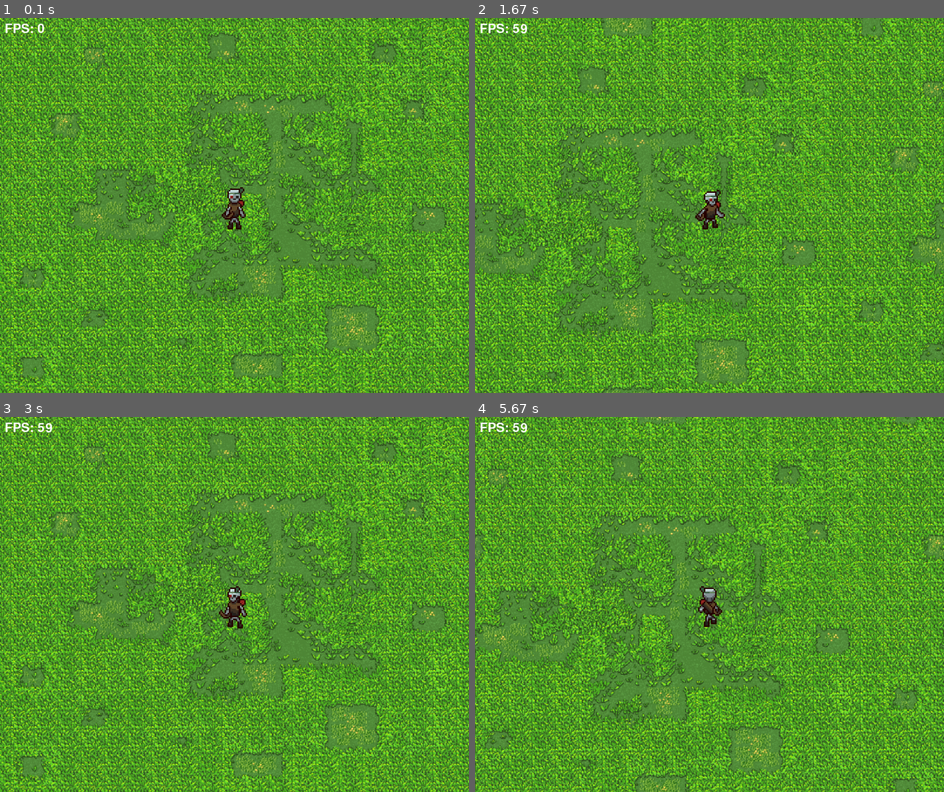
Above: before the commit, frames 1-4 (two rows, left to right).
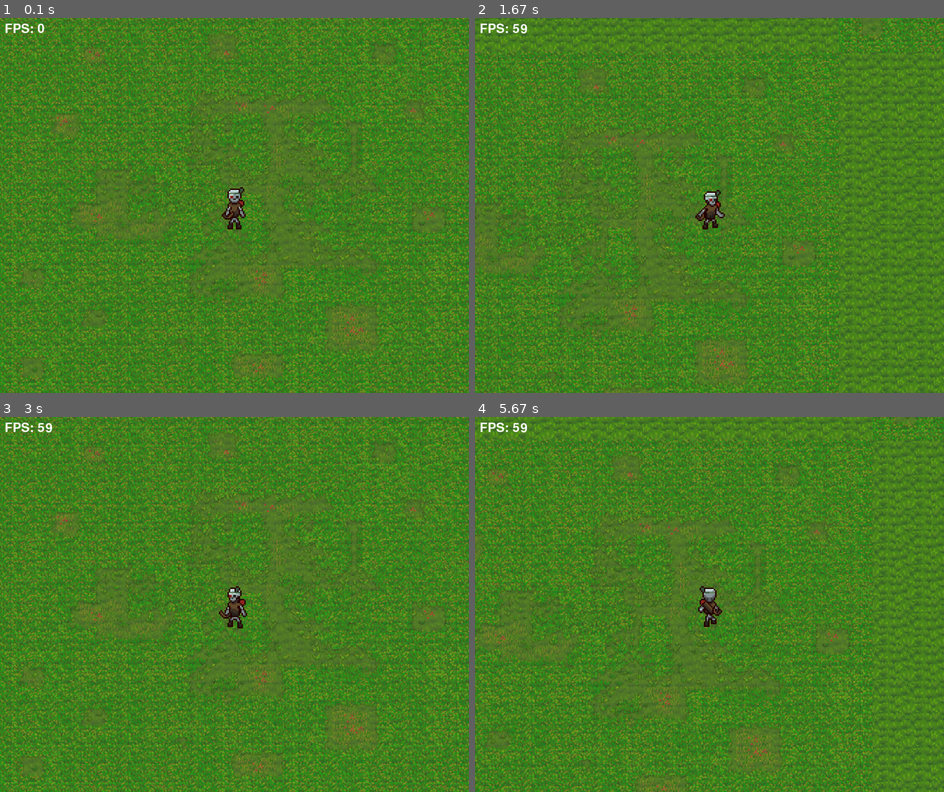
Above: after the commit, the same moments.

Repository: sunwindsss/Pygame-Projekts
Game: pygame game, started from entry.py
The game is run twice, just before and just after one commit, with the same random seed, the same clock (stepped at 60 frames per second) and the same inputs.
Inputs:
- Up to frame 1 (0.1 s): no input
- Up to frame 2 (1.67 s): hold D 0.33-0.8 s; hold W 0.83-1.13 s; hold D 1.17-1.63 s
- Up to frame 3 (3 s): hold A 1.67-2.2 s; hold S 2.23-2.53 s; hold A 2.57-2.97 s
- Up to frame 4 (5.67 s): hold W 3-3.37 s; hold D 3.4-4.03 s; hold S 4.07-4.43 s; hold A 4.47-4.93 s; hold D 4.97-5.43 s; hold W from 5.47 s (still down)

The runs differ from the first frame. In frame 1, 49% of the frame differs, in the area x 0-100%, y 0-100%; in frame 2, 53%; in frame 3, 49%; in frame 4, 52%.

Commit message:
Background generation MEGA update
Game now import the 'random' library to access random value generation.
Background tiles are now mapped in a dictionary to keep track of UNIQUE GENERATED TILES!
Background generation is no longer an illusion - the map is now infinitely and randomly generated using 10 different backgrounds!!
tile_grid dictionary is initialized in initialize_game() function.
Fixed up some docstrings.
I think the black background is completely useless now but I'm keeping it for temporary purposes.
grass_bg is also unused but keeping it for further testing stuff.

Diff:
--- a/entry.py
+++ b/entry.py
@@ -1,5 +1,6 @@
 import pygame
 import spritesheet
+import random
 
 def set_static_variables():
     """
@@ -7,7 +8,7 @@
     """
     global WIDTH, HEIGHT, BACKGROUND_WIDTH, BACKGROUND_HEIGHT, PLAYER_WIDTH, PLAYER_HEIGHT, FPS, speed, speed_linear, speed_diagonal
     WIDTH, HEIGHT = 1000, 800
-    BACKGROUND_WIDTH, BACKGROUND_HEIGHT = 5000, 5000 # For the black background
+    BACKGROUND_WIDTH, BACKGROUND_HEIGHT = 100, 100 # For the black background (temporary numbers)
     PLAYER_WIDTH, PLAYER_HEIGHT = 144, 144 # Attached to some settings in regards to player location on screen
     FPS = 60 # Framerate value for game
     speed = 4
@@ -50,20 +51,48 @@
 
 def load_images():
     """
-    Load and initialize game images (backgrounds, spritesheets, etc.).
-
-    Global variables:
-        background_image: Surface for the game background
+    Load and initialize game images (temporary black background, spritesheets, etc.).
+
+    Global variables:
         sprite_sheet: SpriteSheet object for managing player sprite animations
         black_background: Surface for black background (temporary)
     """
-    global background_image, sprite_sheet, black_background
-    background_image = pygame.image.load('images/grass_bg.png')
-    background_image = pygame.transform.scale(background_image, (WIDTH, HEIGHT))
+    global sprite_sheet, black_background
+    #global background_image # NOT USED ANYMORE
+    #background_image = pygame.image.load('images/grass_bg.png') # NOT USED ANYMORE
+    #background_image = pygame.transform.scale(background_image, (WIDTH, HEIGHT)) # NOT USED ANYMORE
     sprite_sheet_image = pygame.image.load('images/player.png').convert_alpha()
     sprite_sheet = spritesheet.SpriteSheet(sprite_sheet_image)
     black_background = pygame.Surface((BACKGROUND_WIDTH, BACKGROUND_HEIGHT))
     black_background.fill(BLACK)
+
+def load_background_tiles():
+    """
+    Loads and scales all background tile images from the 'images' directory.
+    Populates the global 'background_tiles' list with each tile image.
+    Images 'bg-1.png' to 'bg-10.png' are loaded in that order.
+
+    Global variables:
+        background_tiles: List of loaded background tile images.
+    """
+    global background_tiles
+    background_tiles = []
+    for i in range(1, 11):
+        image = pygame.image.load(f'images/bg-{i}.png').convert()
+        image = pygame.transform.scale(image, (WIDTH, HEIGHT))
+        background_tiles.append(image)
+
+def select_tile_index():
+    """
+    Randomly selects an index for a background tile based on predefined probabilities.
+    Uses weighted random selection to choose an index, corresponding to a specific background tile.
+
+    Returns:
+        integer: The selected tile index.
+    """
+    chances = [40] + [10] * 4 + [7] * 2 + [3] * 3 # Change probabilities for each image if needed!
+    tiles = list(range(10))  # Tile indices from 0 to 9
+    return random.choices(tiles, weights=chances, k=1)[0]
 
 def create_animation_list():
     """
@@ -93,11 +122,14 @@
     """
     Initializes important game functions.
     """
+    global tile_grid
+    tile_grid = {}  # Dictionary to keep track of which tiles are loaded
     pygame.init()
     set_static_variables()
     set_color_codes()
     set_basic_settings()
     load_images()
+    load_background_tiles()
     create_animation_list()
 
 def handle_events():
@@ -177,14 +209,32 @@
 def get_background_tiles():
     """
     Calculates which background tiles are needed based on the player's position.
-    """
+    The function creates a list of tiles to be drawn, each with its position and
+    randomly selected index.
+    Eensures that the same tile is not redrawn and maintains a grid of loaded tiles.
+
+    Global variables:
+        tile_grid: Dictionary tracking the loaded tiles on the grid.
+
+    Returns:
+        list: List of tuples, where each tuple contains the x and y coordinates of the tile
+        and the index of the tile image to be used.
+    """
+    global tile_grid
     tiles = []
     start_x = int(icon_x // WIDTH) * WIDTH
     start_y = int(icon_y // HEIGHT) * HEIGHT
 
     for x in range(start_x - WIDTH, start_x + 2 * WIDTH, WIDTH):
         for y in range(start_y - HEIGHT, start_y + 2 * HEIGHT, HEIGHT):
-            tiles.append((x, y))
+            grid_x, grid_y = x // WIDTH, y // HEIGHT
+
+            # If the tile is not already in the grid, select a new tile
+            if (grid_x, grid_y) not in tile_grid:
+                tile_index = select_tile_index()
+                tile_grid[(grid_x, grid_y)] = tile_index
+
+            tiles.append((x, y, tile_grid[(grid_x, grid_y)]))
 
     return tiles
 
@@ -200,14 +250,23 @@
 
 def draw_elements():
     """
-    Uses Pygame's `blit` method to draw different elements on the screen.
-    Draws the necessary background tiles on the screen, creating an illusion of an infinite map.
-    The drawing is adjusted based on the calculated camera offset.
-    Additionally draws the current frame of player animation.
+    Draws the necessary background tiles and the player icon on the screen.
+    Fetches the required tiles from 'get_background_tiles' and
+    then draws them on the screen.
+    It also places the player icon at its current position.
+
+    Global variables:
+        background_tiles: List of loaded background tile images.
+        animation_list: List of player animation frames.
+        action: Current action (animation) for player.
+        frame: Current frame for the player animation.
+        icon_x, icon_y: Current x and y coordinates of the player.
+        camera_x, camera_y: Current x and y coordinates of the camera.
     """
     tiles = get_background_tiles()
     for tile in tiles:
-        screen.blit(background_image, (tile[0] - camera_x, tile[1] - camera_y))
+        x, y, tile_index = tile
+        screen.blit(background_tiles[tile_index], (x - camera_x, y - camera_y))
 
     screen.blit(animation_list[action][frame], (icon_x - camera_x, icon_y - camera_y))
 
